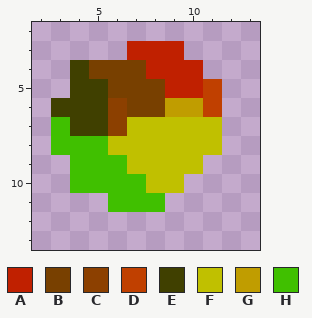
Pixel-art sprite: files/gfx/pickup_icons/goldnugget_9px.png. That is the earlier state.
The file is 16x16 pixels. Colours within 5 levels of each other are drawn and written as one. Shown: x 2..13, y 2..13.
Palette (. is transparent): A #c02000  B #784000  C #8c4000  D #c04000  E #404000  F #c0c000  G #c09d00  H #40c000
And afterwards:
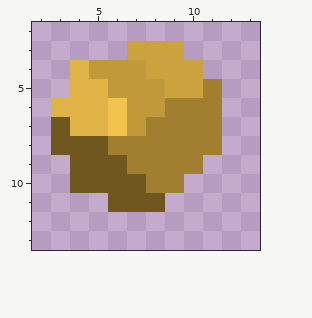
Changes in this commit:
Colour A changes from #c02000 to #cca23e.
Colour B changes from #784000 to #c0993b.
Colour C changes from #8c4000 to #f1c34d.
Colour E changes from #404000 to #dfb345.
Colour F changes from #c0c000 to #a27f30.
Colour H changes from #40c000 to #705720.
The edit turns colour F into colour B in row 7 at x 7.
The edit turns colour D into colour F in rows 5 to 6 at x 11.
The edit turns colour G into colour F in row 6 at x 9 to 10.
Pixel boxes of the changes (left, top, right, bottom) in both pictures:
changed: (51, 41, 222, 212)
